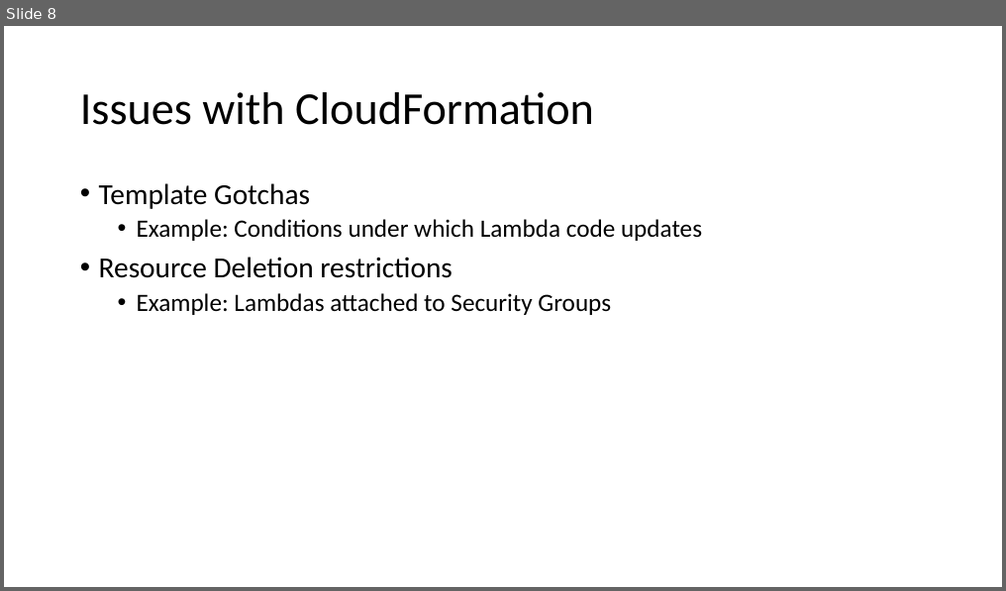
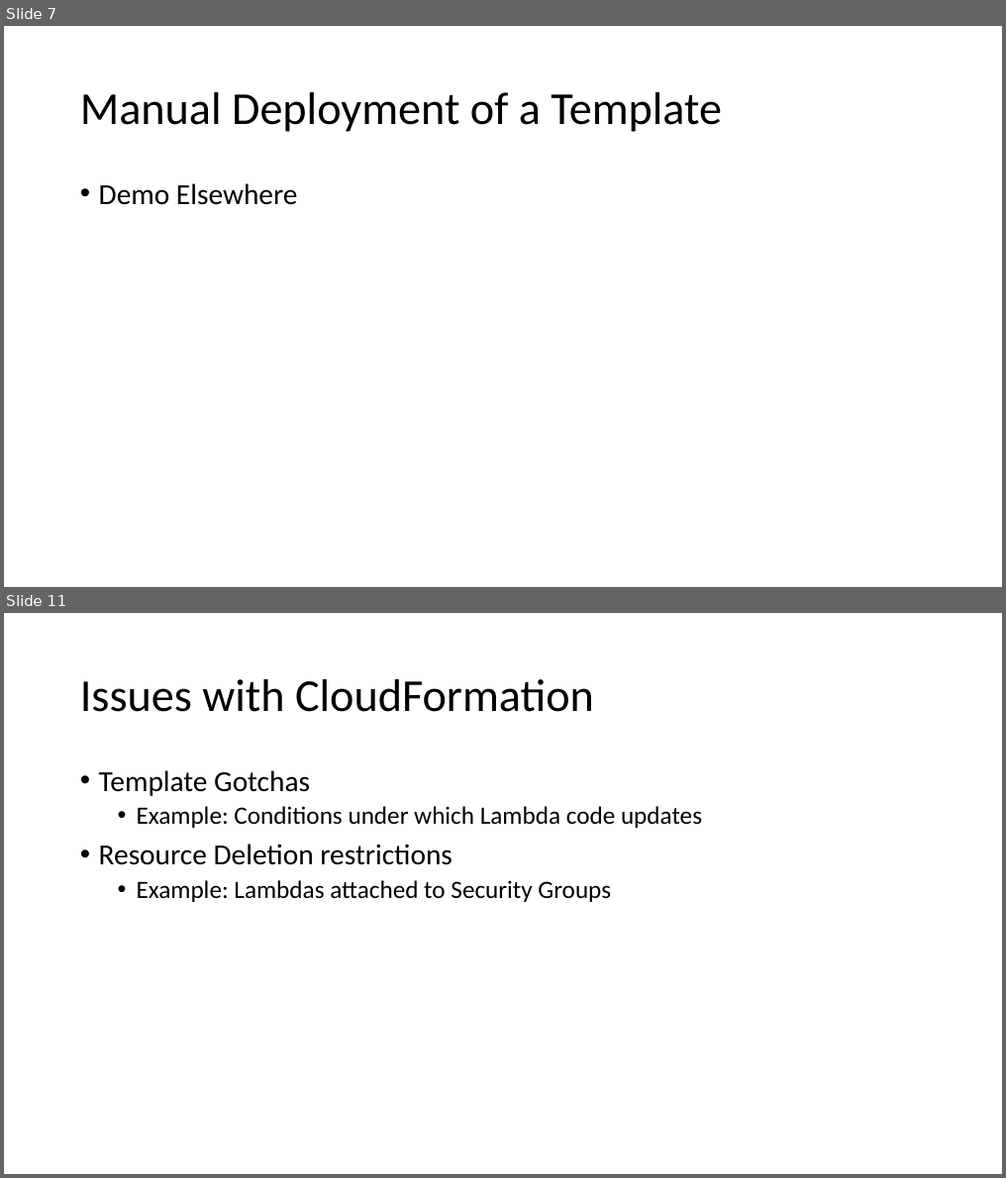
Before and after one commit to jbaacke/CloudFormationAndCARRDSDemo, a slide deck: VSTS and CloudFormation.pptm. Shown one above the other, each under a label of ours: slide 8 before the commit, slides 7 and 11 after it; the slides between them are not shown. The pictures are 1006x591 and 1006x1178 pixels, drawn with LibreOffice and Linux fonts; fonts in the diff are those of the drawing. Boxes give left, top, right and bottom in pixels: in the first picture for what was removed or moved away, otherwise in the second. Text is boxed around its words. In the diff, an @@ line names an element or a change of style, - is before the commit and + after.

```diff
--- a/VSTS and CloudFormation.pptm
+++ b/VSTS and CloudFormation.pptm
@@ slide 7 added at bbox=[4, 26, 1002, 587], background #FFFFFF @@
@@ title added at bbox=[80, 92, 722, 132], 44 pt, text #000000 @@
+Manual Deployment of a Template
@@ text added at bbox=[99, 183, 298, 205], 28 pt, text #000000 @@
+• Demo Elsewhere
@@ what was slide 8 is now slide 11 @@
```
Also in this commit, not shown: 8 slides changed, 5 other slides added.
